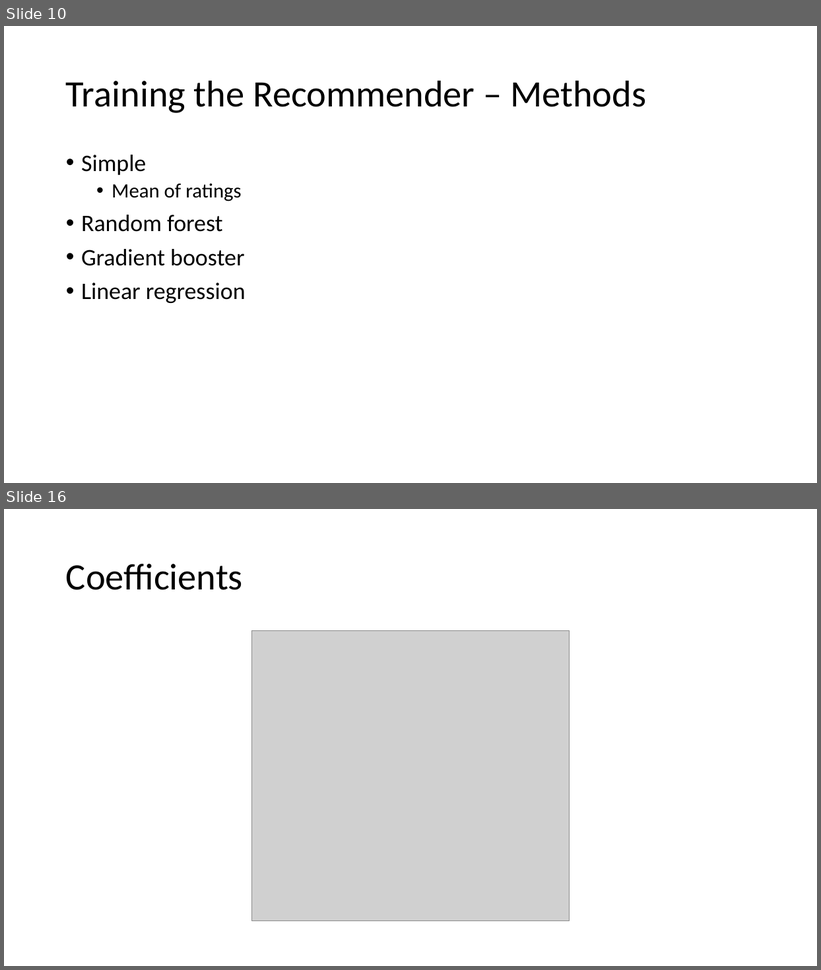
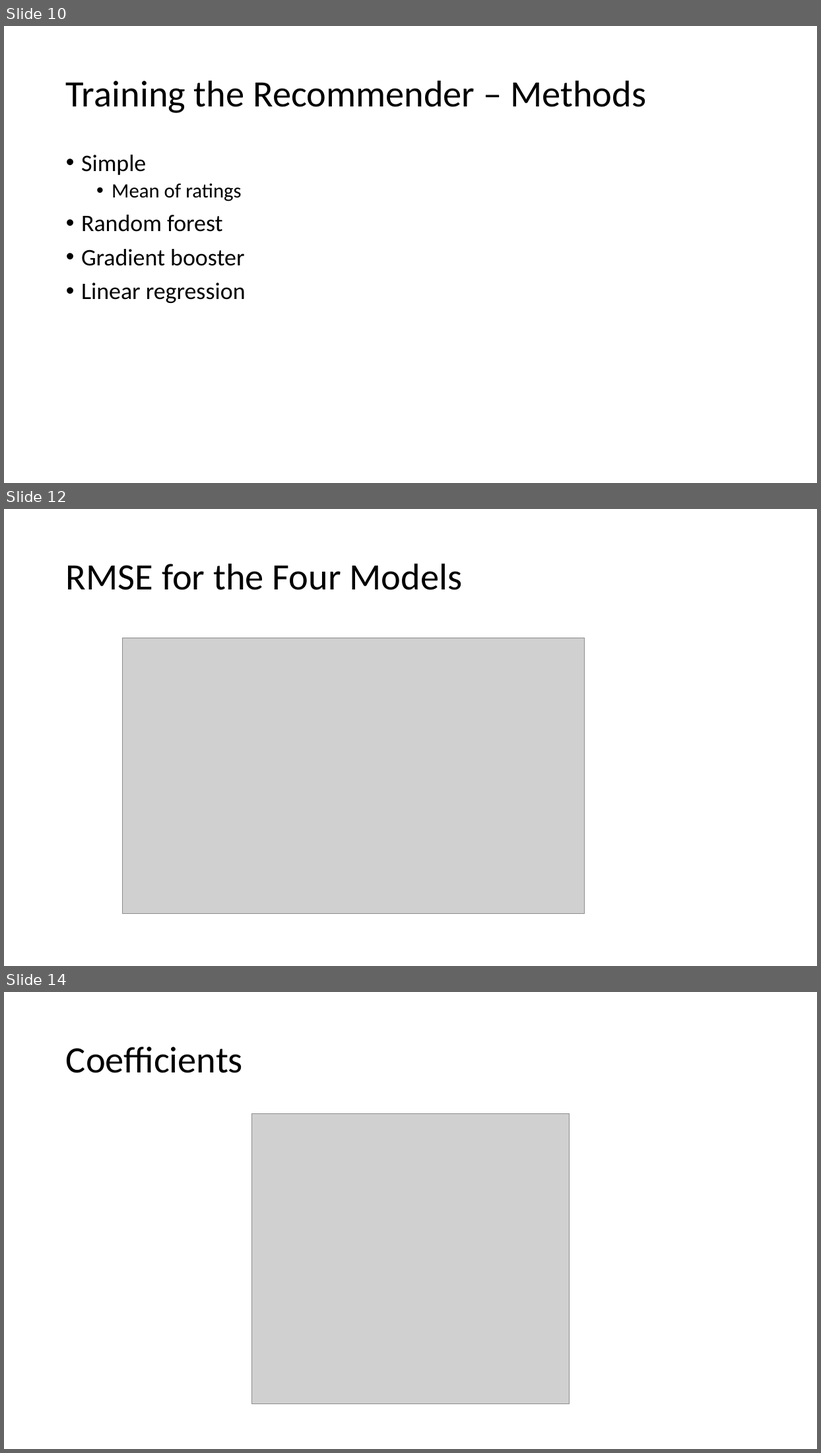
Before and after one commit to cda913/Capstone, a slide deck: AitkinCapstonePresentation.pptx. Shown one above the other, each under a label of ours: slides 10 and 16 before the commit, slides 10, 12 and 14 after it; the slides between them are not shown. The pictures are 821x970 and 821x1453 pixels, drawn with LibreOffice and Linux fonts; fonts in the diff are those of the drawing; grey boxes stand for pictures. Boxes give left, top, right and bottom in pixels: in the first picture for what was removed or moved away, otherwise in the second. Text is boxed around its words. In the diff, an @@ line names an element or a change of style, - is before the commit and + after.

```diff
--- a/AitkinCapstonePresentation.pptx
+++ b/AitkinCapstonePresentation.pptx
@@ slide 12 added at [4,509,817,966], background #FFFFFF @@
@@ title added at [66,563,463,590], 44 pt, text #000000 @@
+RMSE for the Four Models
@@ picture added at [123,638,585,914] @@
@@ what was slide 16 is now slide 14 @@
```
Also in this commit, not shown: 6 slides changed, 3 other slides added, 1 slide removed.
